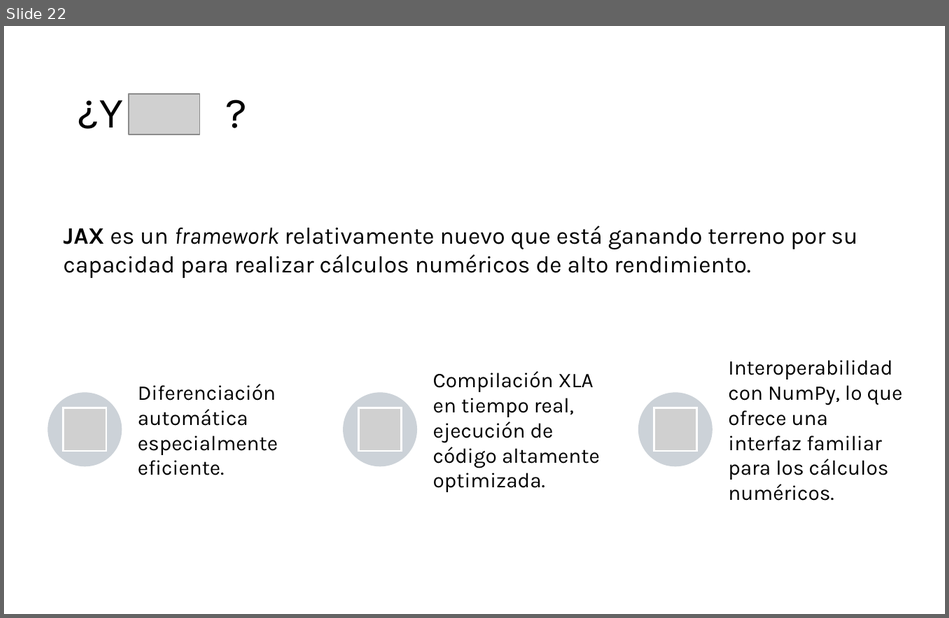
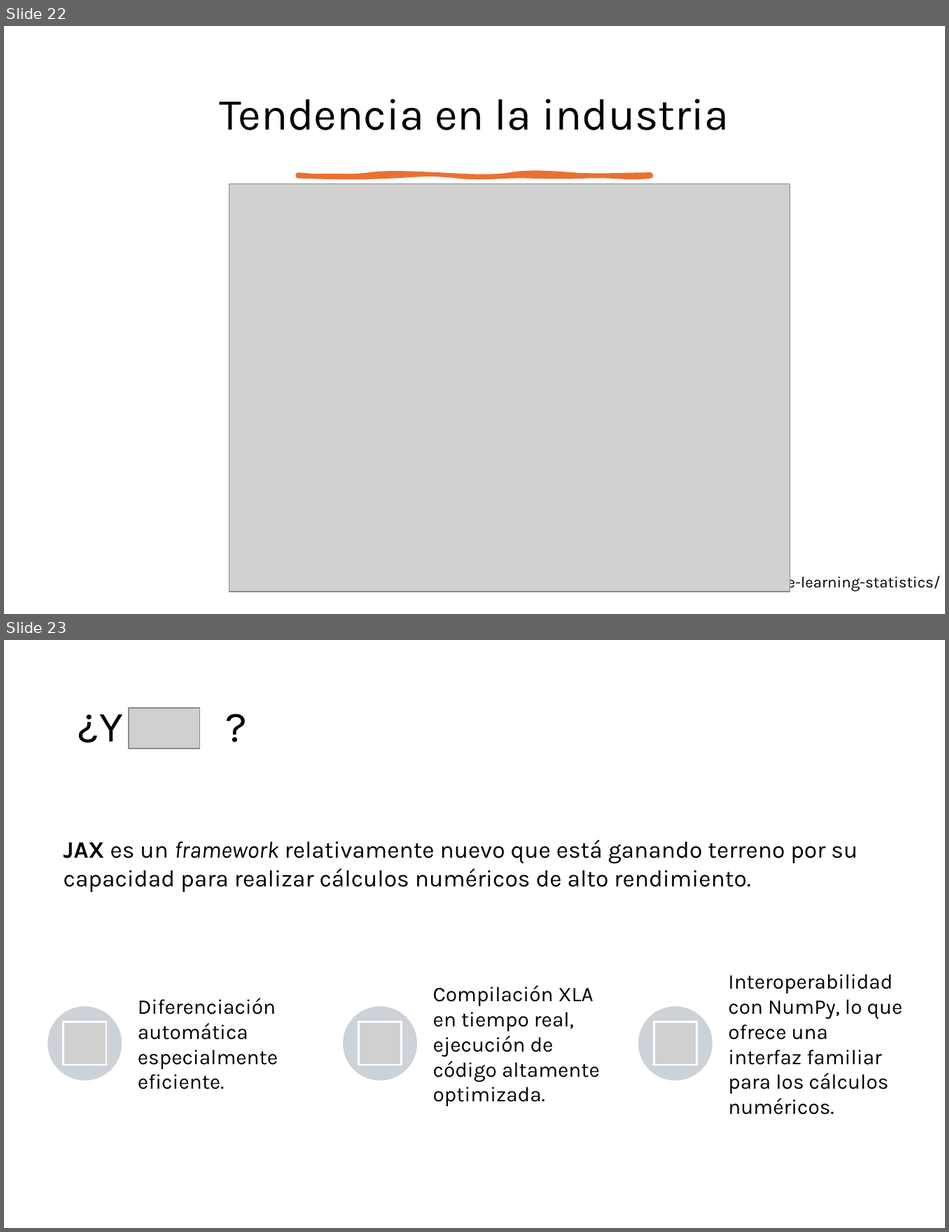
Before and after one commit to mcd-unison/aaa-curso, a slide deck: slides/diferenciacion-aut.pptx. Shown one above the other, each under a label of ours: slide 22 before the commit, slides 22 and 23 after it. The pictures are 949x618 and 949x1232 pixels, drawn with LibreOffice and Linux fonts; fonts in the diff are those of the drawing; grey boxes stand for pictures. Boxes give left, top, right and bottom in pixels: in the first picture for what was removed or moved away, otherwise in the second. Text is boxed around its words. In the diff, an @@ line names an element or a change of style, - is before the commit and + after.

```diff
--- a/slides/diferenciacion-aut.pptx
+++ b/slides/diferenciacion-aut.pptx
@@ slide 22 added at (x1=4, y1=26, x2=945, y2=614), background #FFFFFF @@
@@ text added at (x1=220, y1=99, x2=729, y2=130), 34 pt, text #000000 @@
+Tendencia en la industria
@@ picture added at (x1=229, y1=184, x2=789, y2=592) @@
@@ freeform shape added at (x1=297, y1=174, x2=650, y2=176), fill #E97132, outline #E97132 3.25 pt @@
@@ text added at (x1=538, y1=573, x2=941, y2=592), 12 pt, text #000000 @@
+https://bayelsawatch.com/machine-learning-statistics/
@@ what was slide 22 is now slide 23 @@
```
Also in this commit, not shown: 2 slides changed, 2 other files.
